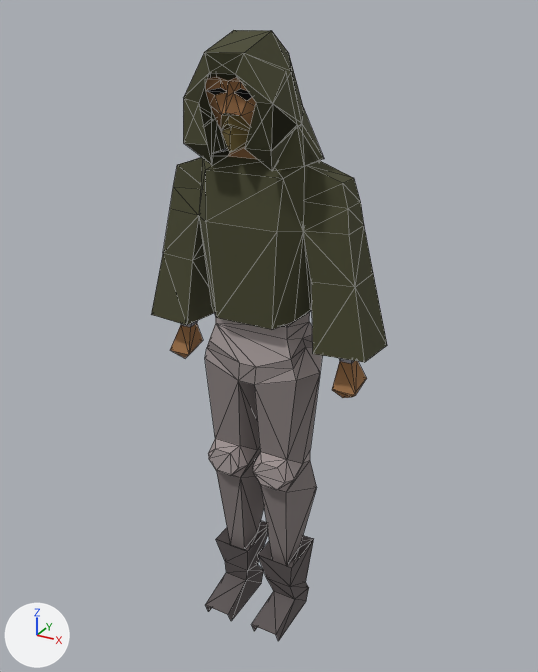
The glTF model public/models/platelegs-shops.gltf as it was, and as the next commit left it.
The view is the same before and after, from a 50 mm camera at (110.0, -195.0, 203.0) aimed at (-1.0, 6.0, 103.0). Lighting does not change. The marker at lower left points along +X, +Y and +Z. The first picture is the older version. Mesh edges are drawn as thin lines. Vertices at exactly the same position are counted once.
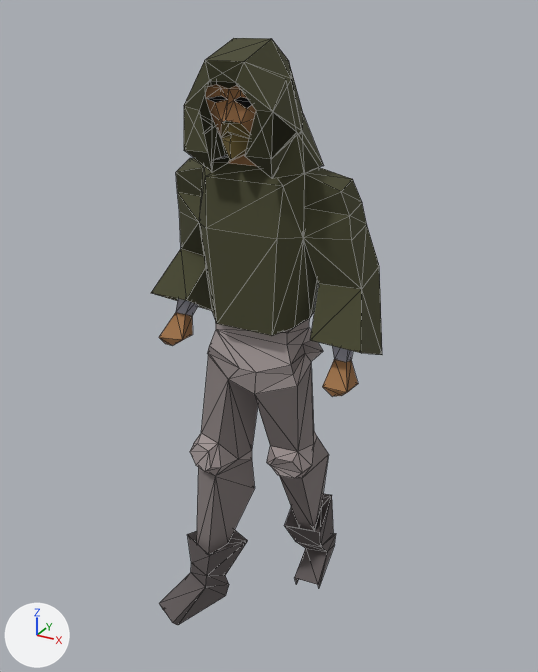
The newer file adds a shape key; the second version is drawn at full value of the shape key 'target_0' of 'Mesh_0', and the change is written as the vertex moves it makes.

Pixel boxes (x1, y1, x2, y2) of what changed, in the pictures (538 x 672 px; the box of a moved part takes in the faces that stretch with it):
'Mesh_0', reshaped: before (151, 30, 387, 641); after (151, 38, 382, 625)
part 1 of me_mesh_0, rebuilt (51% wider, 7% shorter): before (205, 312, 322, 641); after (159, 319, 336, 625)
part 2 of me_mesh_0, moved or reshaped: before (151, 30, 387, 398); after (151, 38, 382, 397)

What changed in the scene script:
```text
Change me_mesh_0:
    used by ob_mesh_0; location = (0.0, 0.0, 0.0)
    remove me_mesh_0.from_pydata(...)  # 288 vertices, 532 faces; spans x -39.0..39.0, y -21.0..24.0, z -6.0..198.0
    add me_mesh_0.from_pydata(...)  # 289 vertices, 532 faces; spans x -39.0..39.0, y -30.0..35.0, z -8.0..196.0
    me_mesh_0 part 1: the loose piece of 123 vertices spanning x -17.0..17.0, y -18.0..14.0, z -6.0..123.0 is rebuilt with 123 vertices and now spans x -30.0..19.0, y -30.0..35.0, z -8.0..121.0
    me_mesh_0 part 2: 161 vertices removed from x -39.0..39.0, y -21.0..24.0, z 91.0..198.0; 162 vertices added at x -39.0..39.0, y -21.0..24.0, z 94.0..196.0
```
